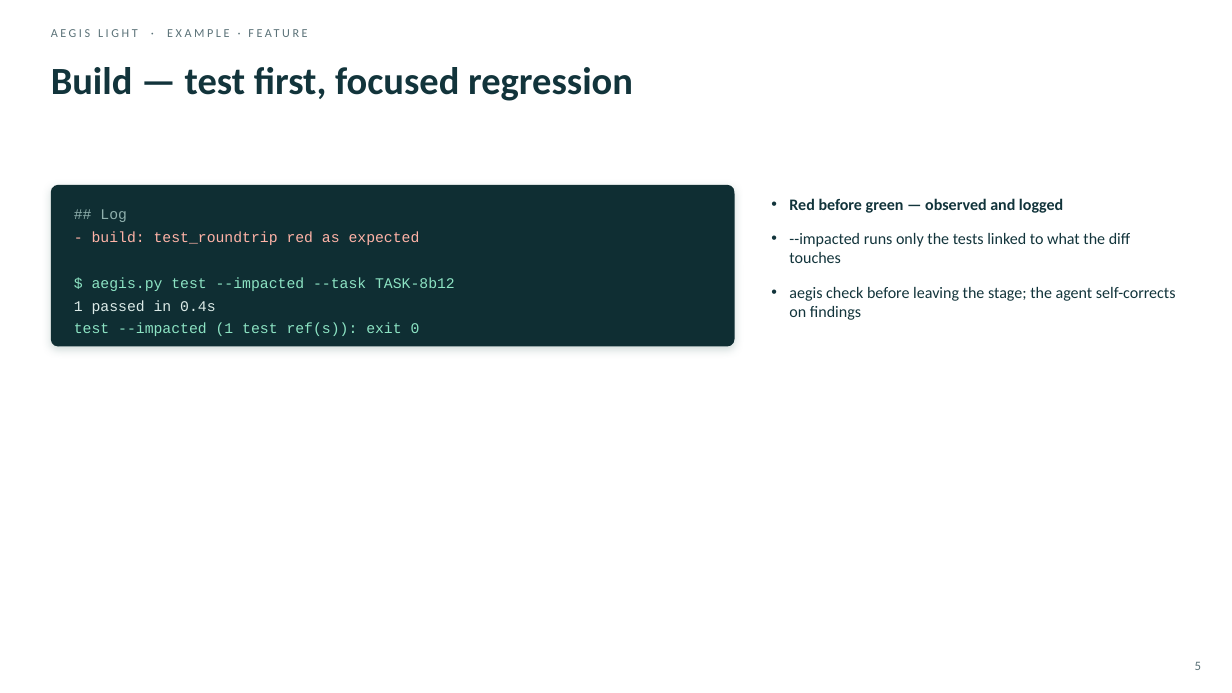
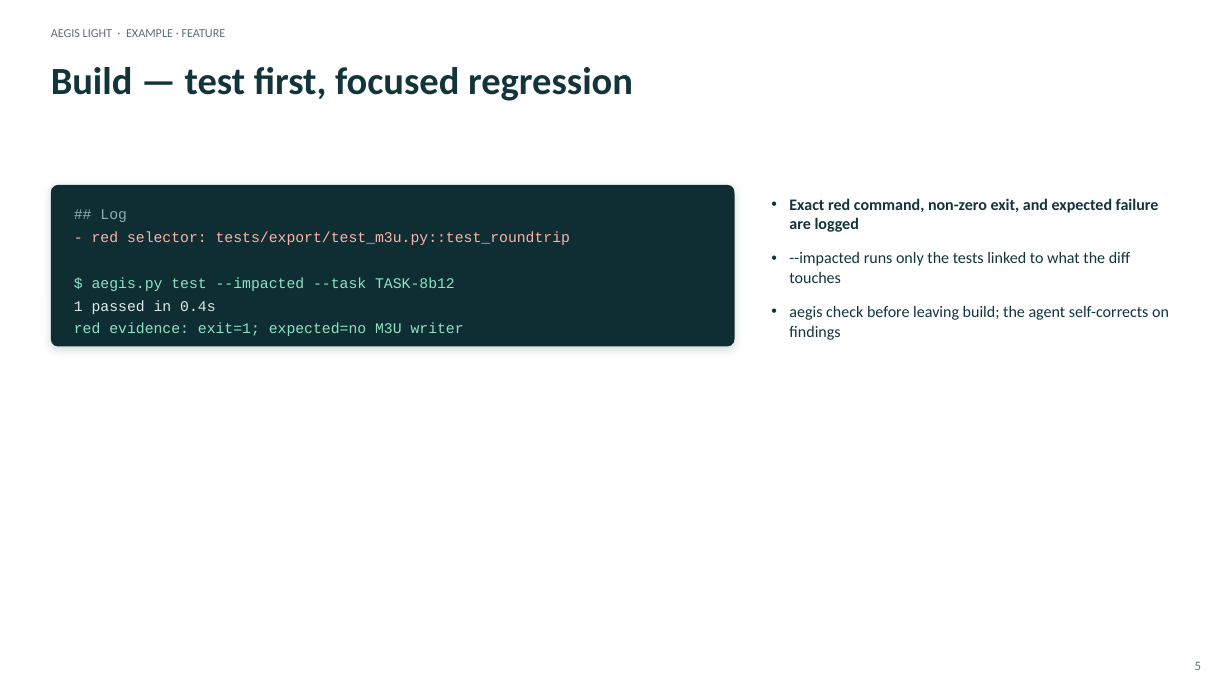
Before and after one commit to DDP-Engineering/Agentic_Engineering_Governance_Integrity_System, a slide deck: slide 5 of 06_SoftwareDocu/AEGIS-Light/03_Example_Feature.pptx. Drawn at 1232x693 pixels with LibreOffice and Linux fonts; fonts in the diff are those of the drawing. Boxes give left, top, right and bottom in pixels: in the first picture for what was removed or moved away, otherwise in the second. Text is boxed around its words. In the diff, an @@ line names an element or a change of style, - is before the commit and + after.

Commit message:
feat(aegis-light): add validate stage and reproducible red evidence
- record exact red test commands, non-zero exits, and expected failure reasons
- split candidate validation from publish-only delivery without a delivery zone
- update plans, tests, guides, and presentation companions for 0.3.0
- deploy the AEGIS Light 0.3.0 payload into this repository

```diff
--- a/06_SoftwareDocu/AEGIS-Light/03_Example_Feature.pptx
+++ b/06_SoftwareDocu/AEGIS-Light/03_Example_Feature.pptx
@@ text "AEGIS LIGHT · EXAMPLE · ..." at [51,29,226,37]: letter spacing 2 to 0 pt @@
@@ text at [789,198,1159,232]: text changed @@
-• Red before green — observed and logged
+• Exact red command, non-zero exit, and expected failure are logged
@@ text at [92,231,570,245]: text changed @@
-- build: test_roundtrip red as expected
+- red selector: tests/export/test_m3u.py::test_roundtrip
@@ text at [74,323,464,336]: text changed @@
-test --impacted (1 test ref(s)): exit 0
+red evidence: exit=1; expected=no M3U writer
@@ text at [789,306,1169,340]: text changed @@
-• aegis check before leaving the stage; the agent self-corrects on findings
+• aegis check before leaving build; the agent self-corrects on findings
```
Also in this commit, not shown: 7 other slides changed, 49 other files.
